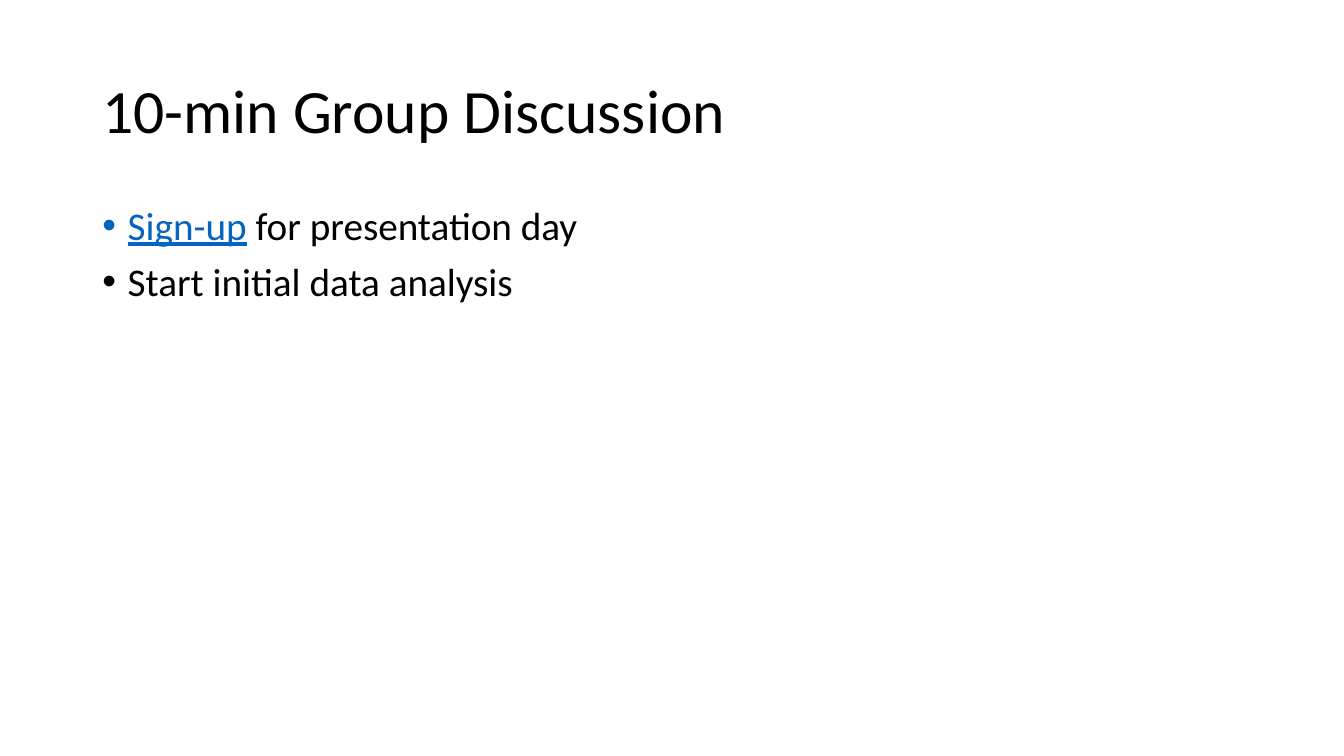
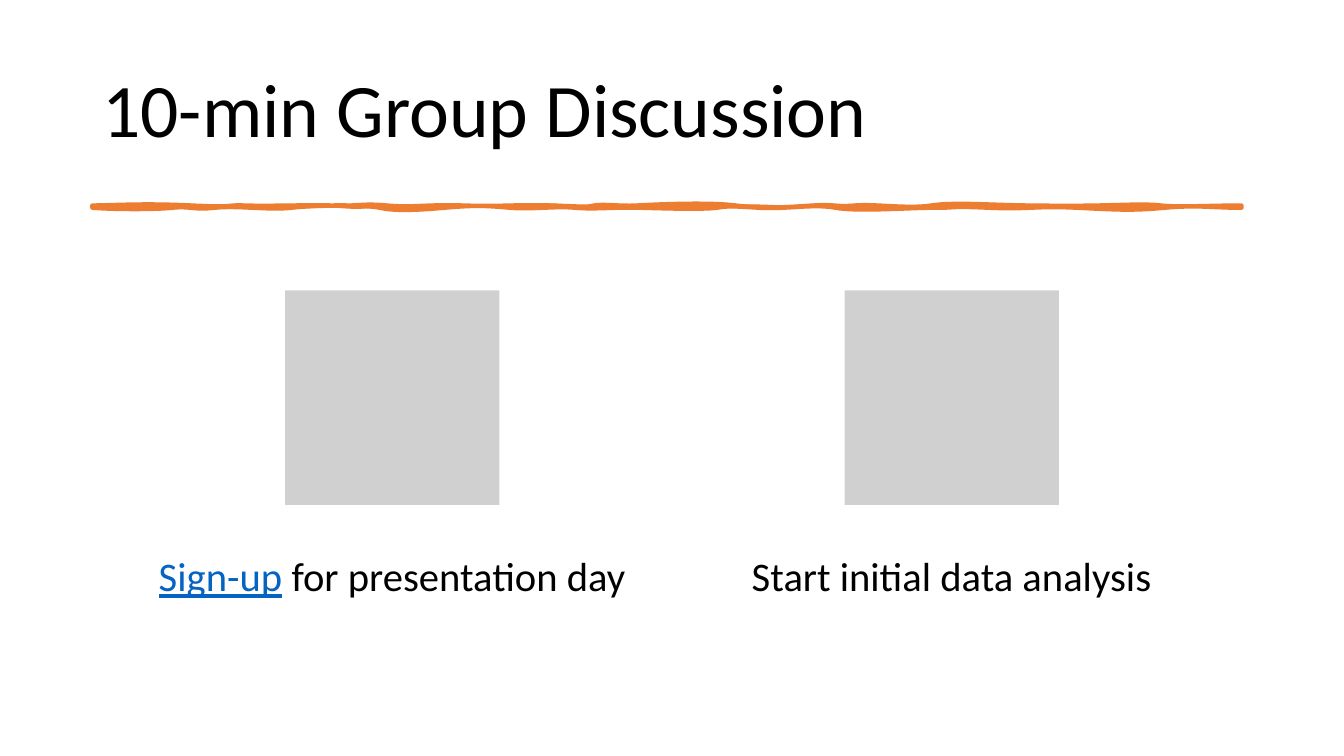
Before and after one commit to mikenguyen13/mar4050, a slide deck: slide 34 of lectures/11/1_Correlation.pptx (slide 25 before the commit). Drawn at 1344x756 pixels with LibreOffice and Linux fonts; fonts in the diff are those of the drawing; grey boxes stand for pictures. Boxes give left, top, right and bottom in pixels: in the first picture for what was removed or moved away, otherwise in the second. Text is boxed around its words. In the diff, an @@ line names an element or a change of style, - is before the commit and + after.

```diff
--- a/lectures/11/1_Correlation.pptx
+++ b/lectures/11/1_Correlation.pptx
@@ title "10-min Group Discussion" at (102, 85, 867, 150): size 44 to 54 pt @@
@@ freeform shape added at (93, 206, 1242, 208), fill #ED7D31, outline #ED7D31 3.25 pt @@
@@ text removed at (128, 212, 577, 303) @@
-• Sign-up for presentation day
-• Start initial data analysis
@@ group added at (159, 290, 1151, 598): 2 pictures, 2 texts @@
+Sign-up for presentation day
+Start initial data analysis
```
Also in this commit, not shown: 9 other slides changed, 10 slides added, 1 slide removed, 7 other files.
